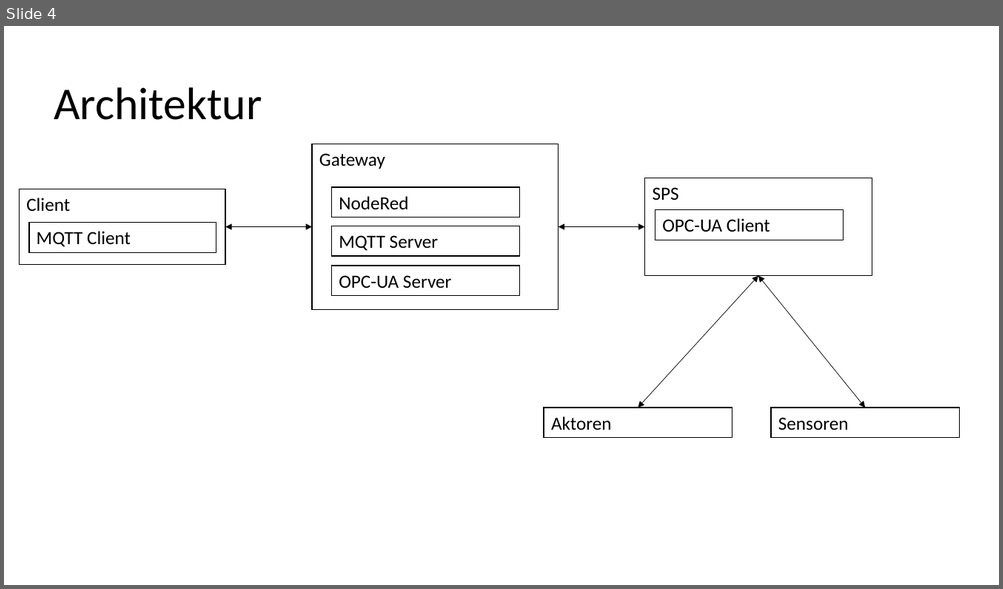
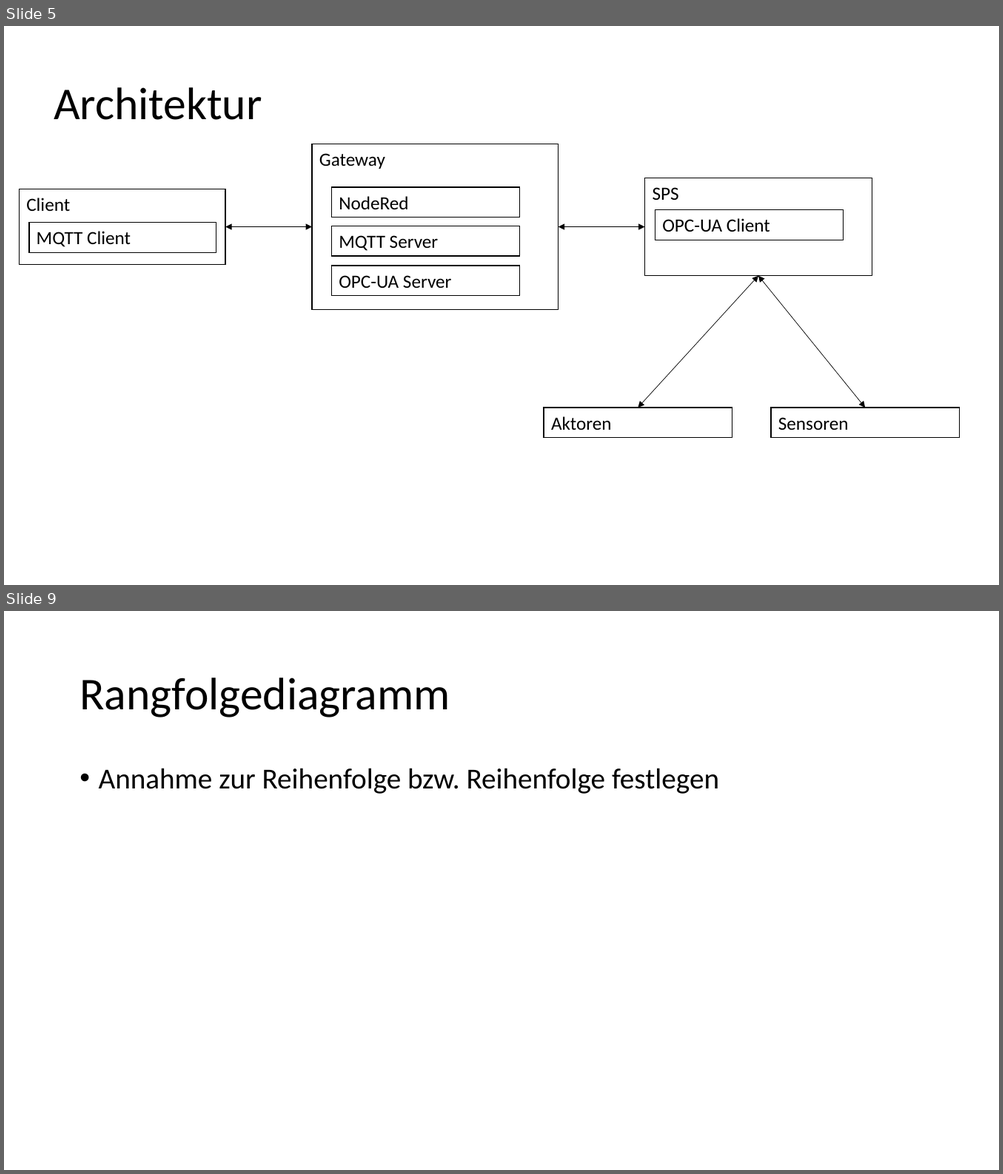
Before and after one commit to albae3333/DigitaleFabrik, a slide deck: Präsentation/Präsentation_Entwurf.pptx. Shown one above the other, each under a label of ours: slide 4 before the commit, slides 5 and 9 after it; the slides between them are not shown. The pictures are 1003x589 and 1003x1174 pixels, drawn with LibreOffice and Linux fonts; fonts in the diff are those of the drawing. Boxes give left, top, right and bottom in pixels: in the first picture for what was removed or moved away, otherwise in the second. Text is boxed around its words. In the diff, an @@ line names an element or a change of style, - is before the commit and + after.

```diff
--- a/Präsentation/Präsentation_Entwurf.pptx
+++ b/Präsentation/Präsentation_Entwurf.pptx
@@ slide 9 added at box(4, 611, 999, 1170), background #FFFFFF @@
@@ title added at box(79, 678, 449, 718), 44 pt, text #000000 @@
+Rangfolgediagramm
@@ text added at box(99, 768, 719, 794), 28 pt, text #000000 @@
+• Annahme zur Reihenfolge bzw. Reihenfolge festlegen
@@ what was slide 4 is now slide 5 @@
```
Also in this commit, not shown: 1 slide changed, 8 other slides added, 2 slides removed, 3 other files.
